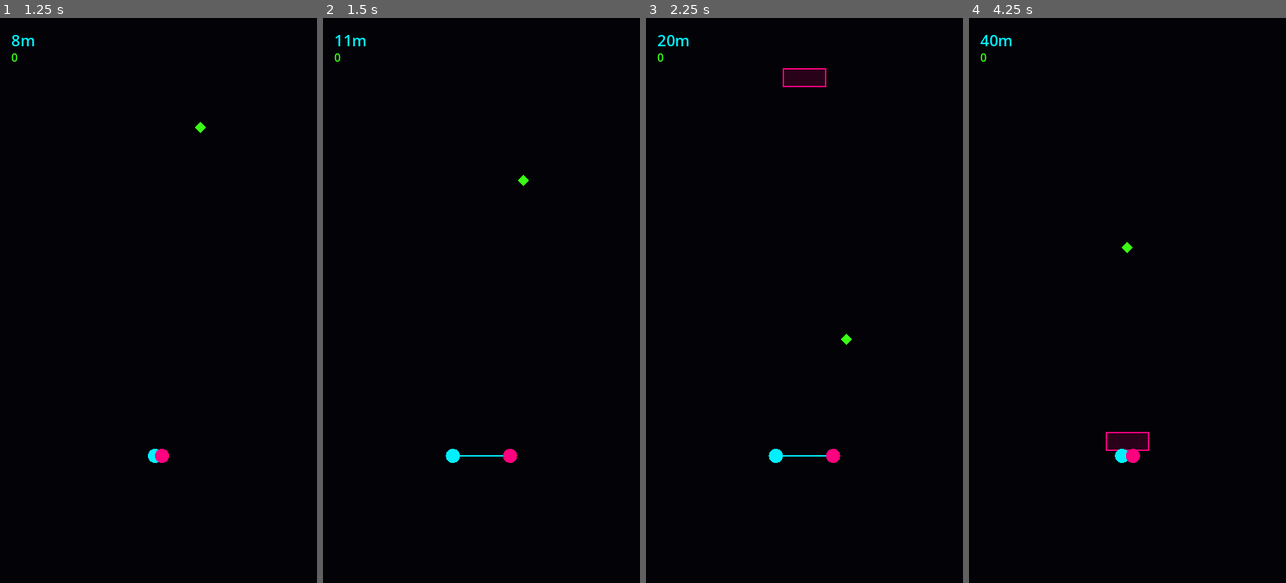
Above: before the commit, frames 1-4 (left to right).
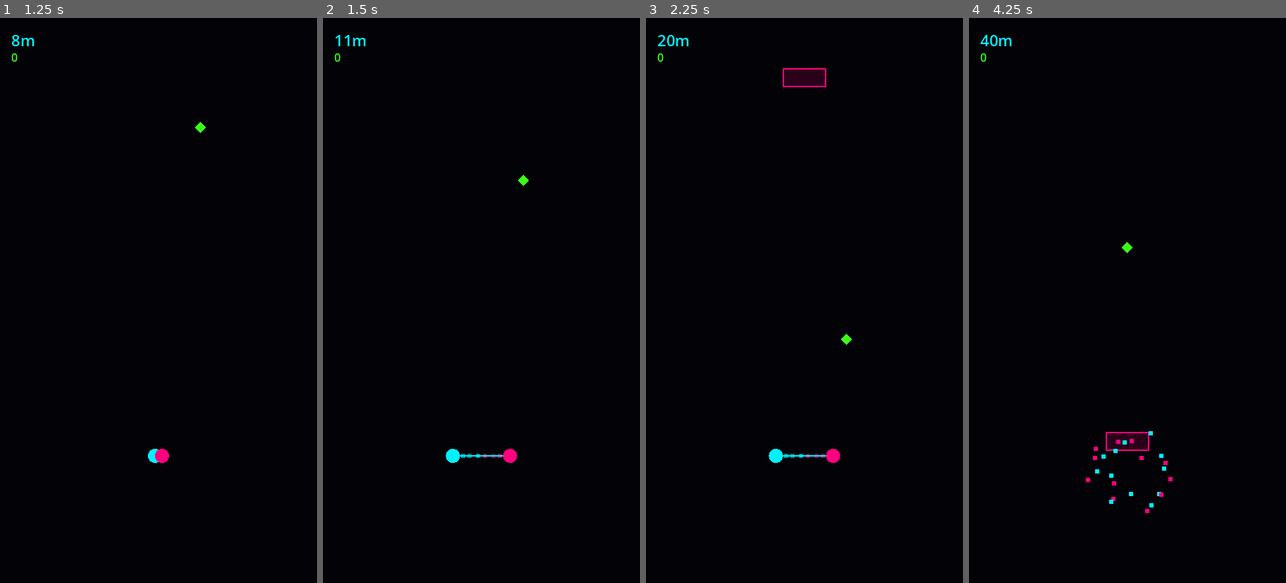
Above: after the commit, the same moments.

Repository: Kelvis123456/neon-tether-game-design
Game: Godot game, scene res://scenes/Main.tscn
The game is run twice, just before and just after one commit, with the same random seed, the same clock (stepped at 60 frames per second) and the same inputs.
Inputs (mouse positions are in pixels of both pictures, inside the frame that each line leads up to):
- Up to frame 1 (1.25 s): click "PLAY" at 0.5 s
- Up to frame 2 (1.5 s): tap Enter at 1.25 s; move the mouse to (551, 272) at 1.27 s; click (551, 272) at 1.42 s
- Up to frame 3 (2.25 s): move the mouse to (741, 328) at 2.02 s; click (741, 328) at 2.17 s
- Up to frame 4 (4.25 s): move the mouse to (1159, 176) at 2.77 s; click (1159, 176) at 2.92 s; move the mouse to (1111, 413) at 3.52 s; click (1111, 413) at 3.67 s

Frame 1 is identical in both runs. In frame 2, less than 0.1% of the frame differs, in the area x 43-57%, y 77-78%; in frame 3, less than 0.1%; in frame 4, 0.4%, in the area x 36-65%, y 73-88%.

Commit message:
Add the real VFX from art_direction.md and a real app icon
The design doc always specified tether trails, a snap flash on merge,
and a shatter burst on crash - none of that ever got built, in the
prototype or the port. Added all three to gameplay.gd, same
lightweight drawing style as everything else there. Verified with an
in-engine screenshot test that steps through split, merge, and a
forced crash.

Also generated a real icon from the game's own cyan/magenta tether
motif instead of shipping the default Godot robot.

While rebuilding for Android, found that my earlier "cleanup" of the
renderer setting (down to one key) had quietly broken it back to the
Vulkan renderer that doesn't work on this emulator - the Android
runtime needs the .mobile-suffixed override specifically. Restored
it, and this time actually re-verified on the emulator before calling
it done (BUG-007).

Diff:
--- a/godot/project.godot
+++ b/godot/project.godot
@@ -18,6 +18,7 @@
 config/description="A fast-paced, portrait rhythm-arcade physics runner — split and merge a tethered pair of spheres to dodge obstacles and collect Volt Crystals."
 run/main_scene="res://scenes/Main.tscn"
 config/features=PackedStringArray("4.7", "Mobile")
+config/icon="res://icon.png"
 boot_splash/bg_color=Color(0.043, 0.043, 0.086, 1)
 
 [autoload]
@@ -36,4 +37,5 @@
 [rendering]
 
 renderer/rendering_method="gl_compatibility"
+renderer/rendering_method.mobile="gl_compatibility"
 textures/vram_compression/import_etc2_astc=true
--- a/godot/scripts/gameplay.gd
+++ b/godot/scripts/gameplay.gd
@@ -42,6 +42,24 @@
 var _magenta := Color("#ff007f")
 var _collect_dist := CRYSTAL_COLLECT_DIST
 
+# VFX specs from docs/art_direction.md section 2.
+const TRAIL_DURATION := 0.2 # "fading opacity (0.8 -> 0.0) over 200ms window"
+const SNAP_FLASH_DURATION := 0.15 # "expands and fades out within 150ms"
+const SNAP_FLASH_MAX_RADIUS := 45.0
+const SHATTER_PARTICLE_COUNT := 24 # "break into 24 smaller glowing particle blocks"
+const SHATTER_GRAVITY := 420.0 # "simple linear gravity pulling them down"
+
+# {x: float, age: float}, oldest-to-newest not required — drawn in whatever order, age controls fade.
+var _trail_left: Array = []
+var _trail_right: Array = []
+
+var _snap_flash_t := -1.0 # negative = inactive
+var _snap_flash_center := Vector2.ZERO
+
+# {pos: Vector2, vel: Vector2}
+var _shatter_particles: Array = []
+var _shatter_active := false
+
 var active := false
 var width := MIN_WIDTH
 var target_width := MIN_WIDTH
@@ -112,6 +130,11 @@
 	obstacles.clear()
 	crystals.clear()
 	next_obstacle_time = 0.0
+	_trail_left.clear()
+	_trail_right.clear()
+	_snap_flash_t = -1.0
+	_shatter_particles.clear()
+	_shatter_active = false
 	active = true
 	_score_label.text = "0m"
 	_crystals_label.text = "0"
@@ -144,19 +167,27 @@
 		quick_snaps_count += 1
 	AudioSynth.play_merge()
 	_haptic(80)
+	# "The Snap Flash": circular white-glow shockwave on merge (art_direction.md 2).
+	_snap_flash_t = 0.0
+	_snap_flash_center = Vector2(CANVAS_WIDTH / 2.0, PLAYER_Y)
 
 func _haptic(duration_ms: int) -> void:
 	if GameState.haptics_enabled:
 		Input.vibrate_handheld(duration_ms)
 
 func _process(delta: float) -> void:
-	if not active:
-		return
-	# Normalized to 60hz steps so feel/timing matches the prototype's
-	# requestAnimationFrame-driven loop (which assumed a fixed 60fps),
-	# but scales correctly on displays that aren't exactly 60Hz.
-	var steps := delta * 60.0
-	_advance(steps)
+	# VFX (trail aging, snap flash, shatter burst) keep animating through the
+	# ~0.6s crash-to-gameover delay even after `active` goes false, so the
+	# shatter burst actually gets to play out instead of freezing mid-crash.
+	if active:
+		# Normalized to 60hz steps so feel/timing matches the prototype's
+		# requestAnimationFrame-driven loop (which assumed a fixed 60fps),
+		# but scales correctly on displays that aren't exactly 60Hz.
+		var steps := delta * 60.0
+		_advance(steps)
+	_age_trail(delta)
+	_update_snap_flash(delta)
+	_update_shatter(delta)
 	queue_redraw()
 
 func _advance(steps: float) -> void:
@@ -168,9 +199,52 @@
 		next_obstacle_time = 50.0 + randf() * 40.0
 
 	_move_and_collide(steps)
+	_sample_trail()
 
 	score += steps
 	_score_label.text = "%dm" % int(score / 5.0)
+
+## "Tether Ribbon Trails": tapering ribbon with fading opacity 0.8 -> 0.0
+## over a 200ms window (art_direction.md 2). Spheres only move horizontally
+## here (Y is fixed at PLAYER_Y), so this is a per-sphere history of X only.
+func _sample_trail() -> void:
+	var sphere_offset := width / 2.0
+	_trail_left.push_back({"x": CANVAS_WIDTH / 2.0 - sphere_offset, "age": 0.0})
+	_trail_right.push_back({"x": CANVAS_WIDTH / 2.0 + sphere_offset, "age": 0.0})
+
+func _age_trail(delta: float) -> void:
+	for trail in [_trail_left, _trail_right]:
+		for i in range(trail.size() - 1, -1, -1):
+			trail[i].age += delta
+			if trail[i].age > TRAIL_DURATION:
+				trail.remove_at(i)
+
+func _update_snap_flash(delta: float) -> void:
+	if _snap_flash_t < 0.0:
+		return
+	_snap_flash_t += delta
+	if _snap_flash_t > SNAP_FLASH_DURATION:
+		_snap_flash_t = -1.0
+
+## "Shatter Spark Burst": on hit, 24 particles scatter outward with gravity
+## pulling them down (art_direction.md 2).
+func _spawn_shatter(at: Vector2) -> void:
+	_shatter_particles.clear()
+	for i in SHATTER_PARTICLE_COUNT:
+		var angle := (TAU / SHATTER_PARTICLE_COUNT) * i + randf_range(-0.2, 0.2)
+		var spd := randf_range(80.0, 220.0)
+		_shatter_particles.append({
+			"pos": at,
+			"vel": Vector2(cos(angle), sin(angle)) * spd,
+		})
+	_shatter_active = true
+
+func _update_shatter(delta: float) -> void:
+	if not _shatter_active:
+		return
+	for p in _shatter_particles:
+		p.vel.y += SHATTER_GRAVITY * delta
+		p.pos += p.vel * delta
 
 func _spawn() -> void:
 	if randf() < 0.6:
@@ -250,6 +324,8 @@
 	AudioSynth.play_crash()
 	_haptic(200)
 
+	_spawn_shatter(Vector2(CANVAS_WIDTH / 2.0, PLAYER_Y))
+
 	var distance := int(score / 5.0)
 	GameState.record_run({
 		"distance": distance,
@@ -284,9 +360,33 @@
 		])
 		draw_colored_polygon(pts, COLOR_GREEN)
 
-	var sphere_offset := width / 2.0
-	var left_pos := Vector2(CANVAS_WIDTH / 2.0 - sphere_offset, PLAYER_Y)
-	var right_pos := Vector2(CANVAS_WIDTH / 2.0 + sphere_offset, PLAYER_Y)
-	draw_line(left_pos, right_pos, _cyan, 2.0)
-	draw_circle(left_pos, SPHERE_RADIUS, _cyan)
-	draw_circle(right_pos, SPHERE_RADIUS, _magenta)
+	_draw_trail(_trail_left, _cyan)
+	_draw_trail(_trail_right, _magenta)
+
+	if not _shatter_active:
+		var sphere_offset := width / 2.0
+		var left_pos := Vector2(CANVAS_WIDTH / 2.0 - sphere_offset, PLAYER_Y)
+		var right_pos := Vector2(CANVAS_WIDTH / 2.0 + sphere_offset, PLAYER_Y)
+		draw_line(left_pos, right_pos, _cyan, 2.0)
+		draw_circle(left_pos, SPHERE_RADIUS, _cyan)
+		draw_circle(right_pos, SPHERE_RADIUS, _magenta)
+
+	if _snap_flash_t >= 0.0:
+		var t := _snap_flash_t / SNAP_FLASH_DURATION
+		var radius := lerpf(4.0, SNAP_FLASH_MAX_RADIUS, t)
+		var alpha := lerpf(0.9, 0.0, t)
+		draw_arc(_snap_flash_center, radius, 0.0, TAU, 32, Color(1, 1, 1, alpha), 3.0)
+
+	if _shatter_active:
+		for i in _shatter_particles.size():
+			var p: Dictionary = _shatter_particles[i]
+			var color: Color = _cyan if i % 2 == 0 else _magenta
+			draw_rect(Rect2(p.pos - Vector2(3, 3), Vector2(6, 6)), color, true)
+
+func _draw_trail(trail: Array, color: Color) -> void:
+	for entry in trail:
+		var t: float = entry.age / TRAIL_DURATION
+		var alpha := lerpf(0.8, 0.0, t)
+		var half_w := lerpf(4.0, 0.5, t)
+		var x: float = entry.x
+		draw_rect(Rect2(x - half_w, PLAYER_Y - half_w, half_w * 2.0, half_w * 2.0), Color(color, alpha), true)
Binary file added: godot/icon.png
Not shown, added: godot/icon.png.import
Not shown, changed: README.md
Not shown, changed: project_management/BUGS.md
Not shown, changed: project_management/CHANGELOG.md
Not shown, changed: project_management/ROADMAP.md
Not shown, changed: project_management/TASK_LIST.md
